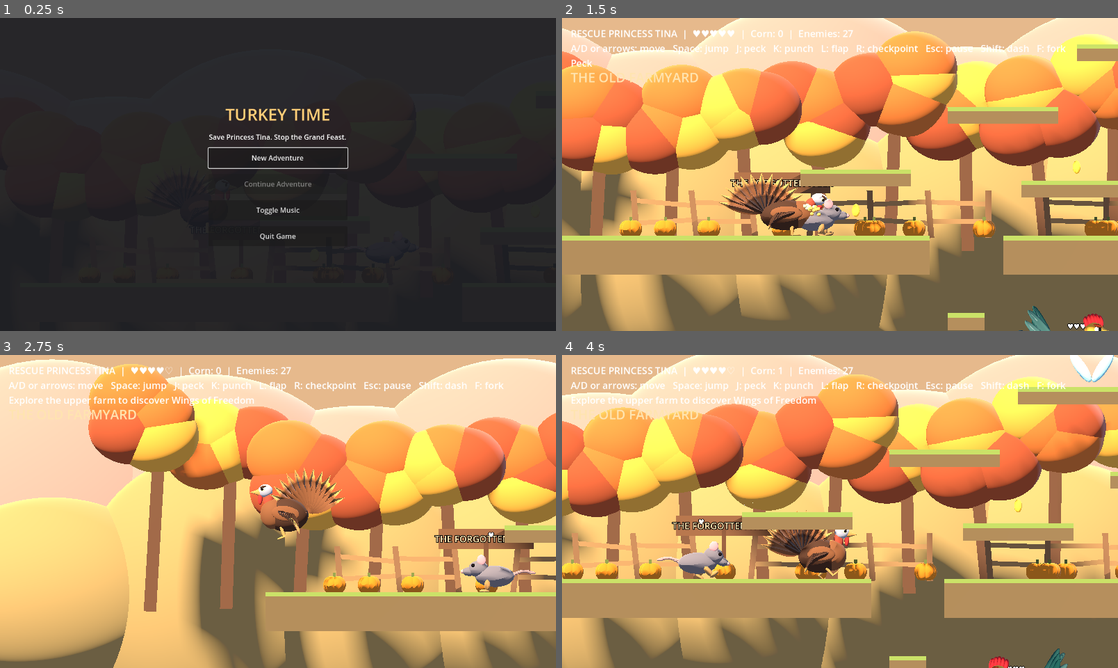
Above: before the commit, frames 1-4 (two rows, left to right).
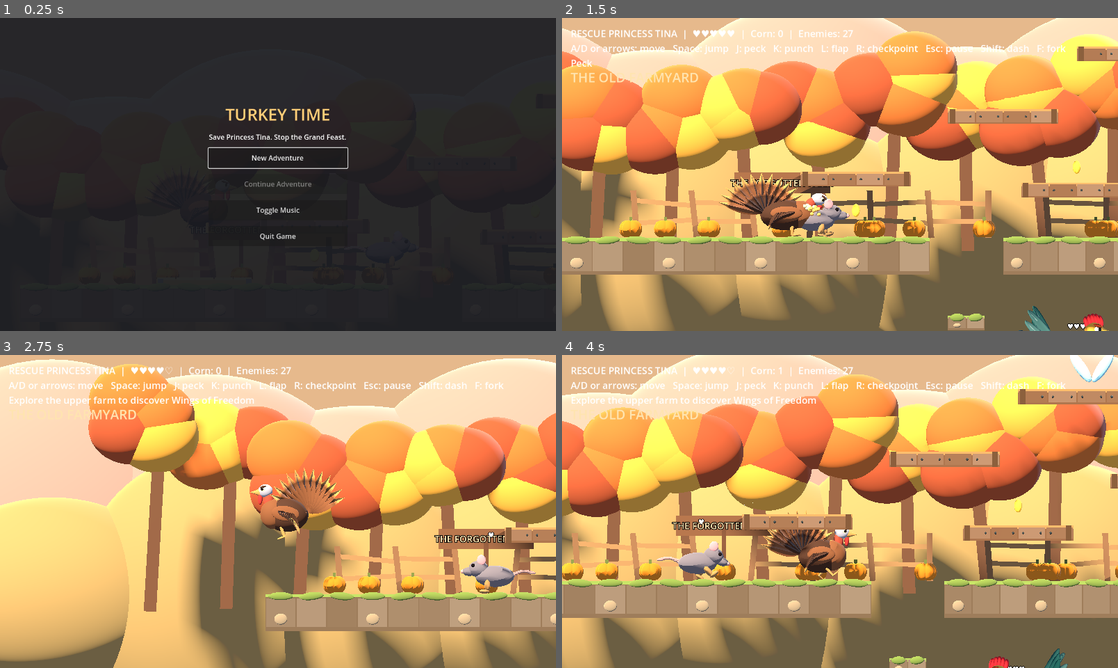
Above: after the commit, the same moments.

Repository: bowr39/TurkeyTime
Game: Godot game, scene res://main.tscn
The game is run twice, just before and just after one commit, with the same random seed, the same clock (stepped at 60 frames per second) and the same inputs.
Inputs (mouse positions are in pixels of both pictures, inside the frame that each line leads up to):
- Up to frame 1 (0.25 s): no input
- Up to frame 2 (1.5 s): click "New Adventure" at 0.5 s; move the mouse to (962, 158) at 1.27 s; hold D from 1.28 s (still down); tap Shift at 1.35 s; click (962, 158) at 1.42 s
- Up to frame 3 (2.75 s): tap Space at 1.52, 1.82, 2.27, 2.57 s; move the mouse to (166, 527) at 2.02 s; release D at 2.03 s; hold A from 2.03 s (still down); tap F at 2.1 s
- Up to frame 4 (4 s): move the mouse to (895, 442) at 2.77 s; release A at 2.78 s; hold D from 2.78 s (still down); tap J at 2.85 s; move the mouse to (812, 574) at 3.52 s; tap K at 3.6 s; click (812, 574) at 3.67 s; tap Space at 3.77 s

The runs differ from the first frame. In frame 2, 6.5% of the frame differs, in the area x 0-100%, y 8-100%; in frame 3, 3.1%; in frame 4, 6.6%, in the area x 0-100%, y 3-100%.

Commit message:
Polish platform materials, timber planks, terrain edges, supply crates, mushrooms, treasure chest and lifts without changing collision layouts

Diff:
--- a/main.gd
+++ b/main.gd
@@ -76,21 +76,42 @@
 	m.scale = size
 	return m
 
+func detail_box(parent: Node3D,p: Vector3,size: Vector3,tint: Color) -> MeshInstance3D:
+	var m := BoxMesh.new()
+	m.size = size
+	return mesh(parent,m,p,tint)
+
 func platform(pos: Vector3, size: Vector3) -> void:
 	var body := StaticBody3D.new()
 	add_child(body)
 	body.position = pos
-	var box := BoxMesh.new()
-	box.size = size
-	mesh(body, box, Vector3.ZERO, Color("#746044"))
 	var col := CollisionShape3D.new()
 	var shape := BoxShape3D.new()
 	shape.size = size
 	col.shape = shape
 	body.add_child(col)
-	var grass := BoxMesh.new()
-	grass.size = Vector3(size.x, 0.12, size.z)
-	mesh(body, grass, Vector3(0, size.y / 2, 0), Color("#82984c"))
+	var timber := size.y<0.7 and pos.y>0.5 and pos.x<74
+	var base := Color("#70503a") if timber else Color("#655443")
+	var top := Color("#ad8050") if timber else Color("#819b4c")
+	detail_box(body,Vector3.ZERO,size,base)
+	detail_box(body,Vector3(0,size.y/2-0.045,0),Vector3(size.x,0.09,size.z),top)
+	var count := maxi(1,int(ceil(size.x/0.85)))
+	var step := size.x/float(count)
+	for i in range(count):
+		var x := -size.x/2+step*(float(i)+0.5)
+		var shade := base.lightened(0.08+0.06*sin(float(i)*2.4+pos.x))
+		detail_box(body,Vector3(x,0,size.z/2+0.025),Vector3(step-0.035,size.y*0.78,0.08),shade)
+		if timber:
+			for side in [-1.0,1.0]:
+				ball(body,Vector3(x+side*step*0.32,0,size.z/2+0.08),Vector3(0.065,0.065,0.04),Color("#343a3c"))
+		else:
+			var tuft := ball(body,Vector3(x,size.y/2-0.06,size.z/2+0.04),Vector3(step*0.8,0.22,0.16),top.darkened(0.13))
+			tuft.rotation.z = sin(float(i)*2.1)*0.12
+			if i%3==0:
+				ball(body,Vector3(x, -size.y*0.18,size.z/2+0.09),Vector3(step*0.42,size.y*0.30,0.12),Color("#9b8970"))
+	if timber:
+		for side in [-1.0,1.0]:
+			detail_box(body,Vector3(side*(size.x/2-0.12),0,size.z/2+0.09),Vector3(0.15,size.y,0.12),Color("#59402d"))
 
 func actor(pos: Vector3) -> CharacterBody3D:
 	var b := CharacterBody3D.new()
@@ -146,6 +167,10 @@
 	var m := BoxMesh.new()
 	m.size = shape.size
 	mesh(b,m,Vector3.ZERO,Color("#b58b52"))
+	for i in range(5):
+		detail_box(b,Vector3(-1.04+float(i)*0.52,0.16,0),Vector3(0.49,0.08,3),Color("#cba16a"))
+	for side in [-1.0,1.0]:
+		detail_box(b,Vector3(side*1.2,0,1.53),Vector3(0.15,0.35,0.1),Color("#68747a"))
 	b.set_meta("origin",p)
 	b.set_meta("travel",travel)
 	b.set_meta("phase",phase)
@@ -182,7 +207,11 @@
 		var mushroom := Node3D.new()
 		add_child(mushroom)
 		mushroom.position = Vector3(x+3,0.4,0)
+		ball(mushroom,Vector3(0,-0.15,0),Vector3(0.45,0.5,0.45),Color("#e8c8a0"))
 		ball(mushroom,Vector3.ZERO,Vector3(1.4,0.55,1.2),Color("#e75a76"))
+		for spot in range(5):
+			var angle := float(spot)*TAU/5.0
+			ball(mushroom,Vector3(cos(angle)*0.43,0.17,sin(angle)*0.36),Vector3(0.19,0.07,0.17),Color("#fff0c8"))
 		ball(mushroom,Vector3(0,0.25,0),Vector3(0.35,0.12,0.35),Color("#ffe4ae"))
 		mushrooms.append(mushroom)
 		var crate := Node3D.new()
@@ -191,6 +220,11 @@
 		var box := BoxMesh.new()
 		box.size = Vector3(0.85,0.85,0.85)
 		mesh(crate,box,Vector3.ZERO,Color("#b67e43"))
+		for side in [-1.0,1.0]:
+			detail_box(crate,Vector3(side*0.35,0,0.44),Vector3(0.12,0.85,0.07),Color("#70472c"))
+			detail_box(crate,Vector3(0,side*0.35,0.44),Vector3(0.85,0.12,0.07),Color("#70472c"))
+		var brace := detail_box(crate,Vector3(0,0,0.46),Vector3(0.12,0.91,0.06),Color("#e0aa65"))
+		brace.rotation.z = 0.78
 		crates.append(crate)
 		for j in range(3):
 			var tree_x := x+float(j-1)*4
@@ -329,7 +363,12 @@
 	chest.position = Vector3(35,6.0,0)
 	var chest_box := BoxMesh.new()
 	chest_box.size = Vector3(0.7,0.5,0.55)
-	mesh(chest,chest_box,Vector3.ZERO,Color("#b88a39"))
+	mesh(chest,chest_box,Vector3.ZERO,Color("#80502c"))
+	for side in [-1.0,1.0]:
+		detail_box(chest,Vector3(side*0.23,0,0.29),Vector3(0.09,0.5,0.05),Color("#e4b75a"))
+	detail_box(chest,Vector3(0,0.24,0),Vector3(0.76,0.12,0.6),Color("#b98640"))
+	detail_box(chest,Vector3(0,0.04,0.31),Vector3(0.17,0.19,0.06),Color("#eac76d"))
+	ball(chest,Vector3(0,0.04,0.35),Vector3(0.045,0.07,0.03),Color("#3b3028"))
 	gate = barrier(Vector3(72,8,0),Vector3(0.4,16,4),Color("#56636b"))
 	for p in [Vector3(3,0.8,0),Vector3(9,2,0),Vector3(13,3.4,0),Vector3(24,2,0),Vector3(28,3.4,0),Vector3(32,4.8,0),Vector3(44,-2.8,0),Vector3(49,-2.8,0),Vector3(56,-1.5,0)]:
 		kernel(p)
